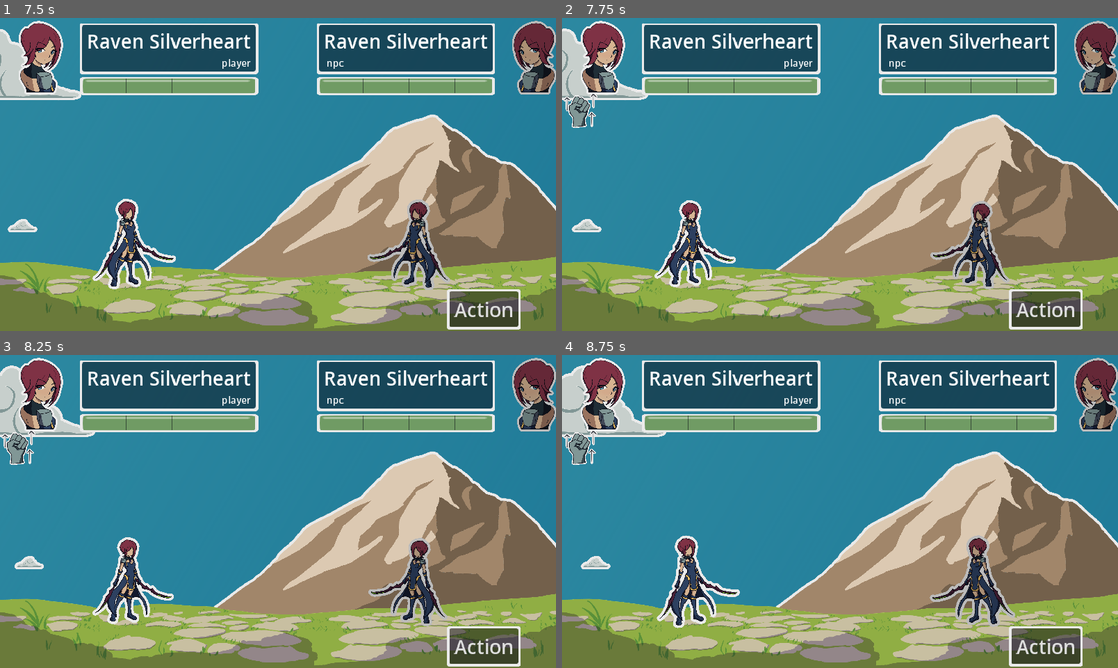
Above: before the commit, frames 1-4 (two rows, left to right).
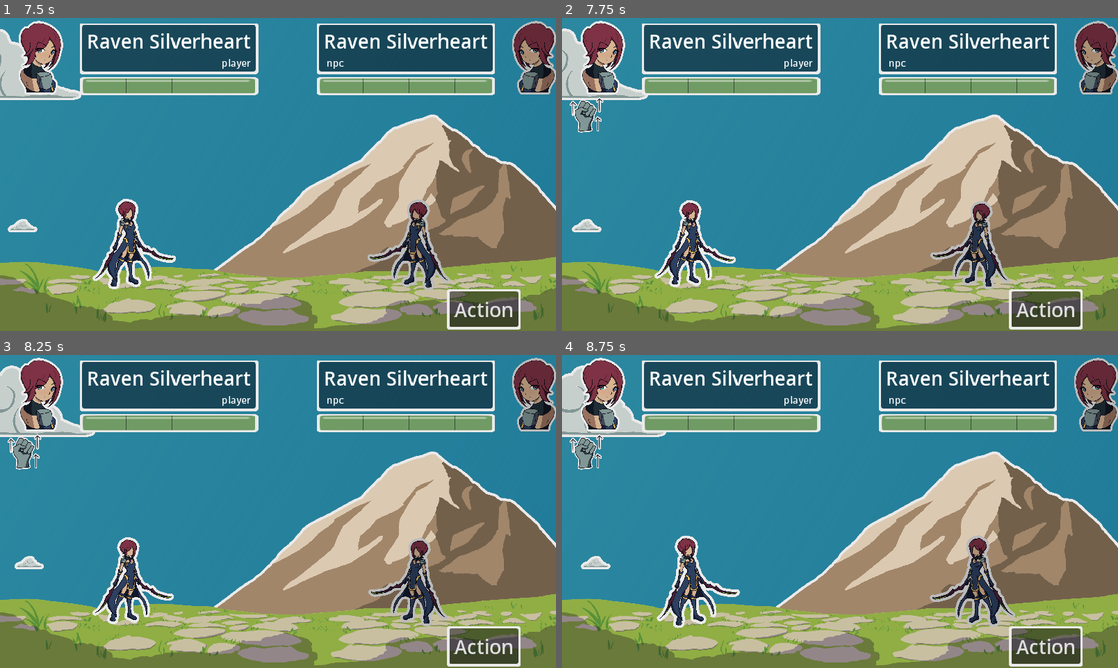
Above: after the commit, the same moments.

Repository: MajorZiploc/sticker_book_moments
Game: Godot game, scene res://scenes/title_scene.tscn
Two runs of this game, one before a commit and one after it. Both use one fixed random seed, a clock stepped at 60 frames per second and the inputs below.
Inputs (mouse positions are in pixels of both pictures, inside the frame that each line leads up to):
- Up to frame 1 (7.5 s): click "Play" at 0.5 s; click "Raven Silverheart" at 1.25 s; click "Raven Silverheart" at 2 s; tap Enter at 2.75, 2.85, 4.35, 5.85, 7.35 s; move the mouse to (400, 158) at 2.77 s; hold D (right) 2.78-3.53 s; click (400, 158) at 2.92 s; move the mouse to (166, 190) at 3.52 s; hold S (down) 3.53-4.28 s; tap F at 3.6, 5.1, 6.6 s; move the mouse to (333, 105) at 4.27 s; hold D (right) 4.28-5.03 s; move the mouse to (250, 237) at 5.02 s; hold W (up) 5.03-5.78 s; click (250, 237) at 5.17 s; move the mouse to (444, 221) at 5.77 s; hold A (left) 5.78-7.28 s; move the mouse to (111, 127) at 6.52 s; move the mouse to (305, 174) at 7.27 s; hold S (down) from 7.28 s (still down); click (305, 174) at 7.42 s
- Up to frame 2 (7.75 s): keep holding S (down)
- Up to frame 3 (8.25 s): move the mouse to (194, 433) at 8.02 s; release S (down) at 8.03 s; hold D (right) from 8.03 s (still down); tap F at 8.1 s
- Up to frame 4 (8.75 s): keep holding D (right)

Frame 1 is identical in both runs. In frame 2, 0.5% of the frame differs, in the area x 0-8%, y 24-37%; in frame 3, 0.5%; in frame 4, 0.5%.

Commit message:
Switch mod_draw icons to sprites for better tweening

Diff:
--- a/scenes/battle_scene.gd
+++ b/scenes/battle_scene.gd
@@ -188,7 +188,7 @@
     combat_unit.mod_draw.remove_child(n);
   for i in combat_unit.mod_types.size():
     var box = BoxContainer.new();
-    var mod = TextureRect.new();
+    var mod = Sprite2D.new();
     mod.texture = mod_item_metadata[combat_unit.mod_types[i]].texture;
     box.add_child(mod);
     combat_unit.mod_draw.add_child(box);
--- a/scenes/battle_scene.tscn
+++ b/scenes/battle_scene.tscn
@@ -238,17 +238,18 @@
 
 [node name="player_mod_draw" type="VBoxContainer" parent="ui_root/ui"]
 layout_mode = 0
-offset_top = 153.0
-offset_right = 40.0
-offset_bottom = 193.0
+offset_left = 50.0
+offset_top = 200.0
+offset_right = 90.0
+offset_bottom = 240.0
 scale = Vector2(0.5, 0.5)
 
 [node name="npc_mod_draw" type="VBoxContainer" parent="ui_root/ui"]
 layout_mode = 0
-offset_left = 1014.0
-offset_top = 153.0
-offset_right = 1054.0
-offset_bottom = 193.0
+offset_left = 1050.0
+offset_top = 200.0
+offset_right = 1090.0
+offset_bottom = 240.0
 scale = Vector2(0.5, 0.5)
 
 [node name="cam" type="Camera2D" parent="."]
